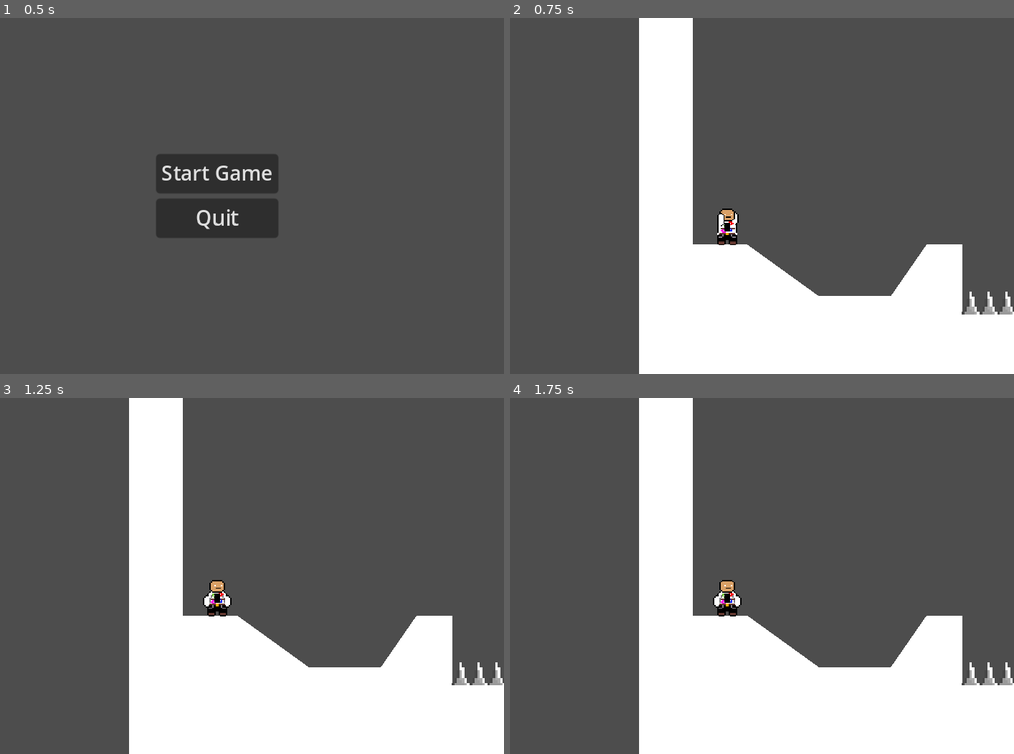
Above: before the commit, frames 1-4 (two rows, left to right).
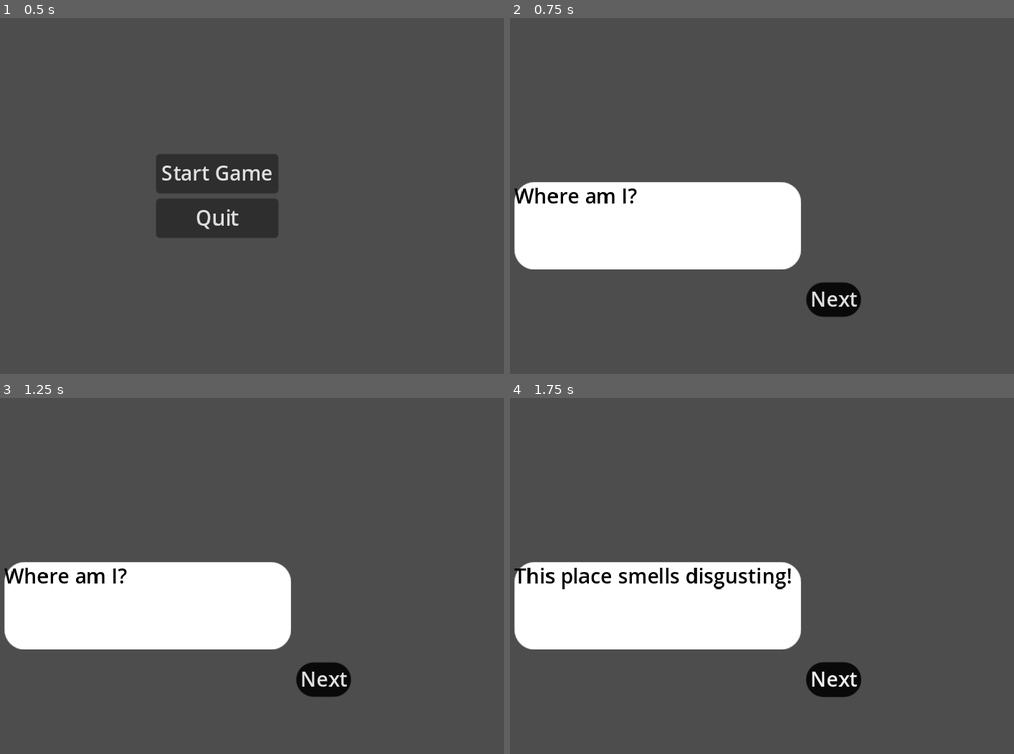
Above: after the commit, the same moments.

Repository: AnOropeza26/Capstone-game
Game: Godot game, scene res://start_menu.tscn
The game is run twice, just before and just after one commit, with the same random seed, the same clock (stepped at 60 frames per second) and the same inputs.
Inputs (mouse positions are in pixels of both pictures, inside the frame that each line leads up to):
- Up to frame 1 (0.5 s): no input
- Up to frame 2 (0.75 s): click "Start Game" at 0.5 s
- Up to frame 3 (1.25 s): no input
- Up to frame 4 (1.75 s): click (832, 679) at 1.25 s, where only the run after the commit has a clickable "Next"

Frame 1 is identical in both runs. In frame 2, 35% of the frame differs, in the area x 0-100%, y 0-100%; in frame 3, 36%; in frame 4, 36%.

Commit message:
Dialouge start menu

Diff:
--- /dev/null
+++ b/button_black.tres
@@ -0,0 +1,8 @@
+[gd_resource type="StyleBoxFlat" format=3 uid="uid://clohoy3du7ijw"]
+
+[resource]
+bg_color = Color(0.0361009, 0.0361009, 0.0361009, 1)
+corner_radius_top_left = 16
+corner_radius_top_right = 16
+corner_radius_bottom_right = 16
+corner_radius_bottom_left = 16
--- /dev/null
+++ b/dialouge.gd
@@ -0,0 +1,31 @@
+extends Control
+
+@onready var rich_text_label: RichTextLabel = %RichTextLabel
+@onready var next_button: Button = %NextButton
+
+var dialogue_items: Array[String] = [
+	"Where am I?",
+	"This place smells disgusting!",
+	"I gotta find a way out of HERE.",
+]
+
+var current_item_index := 0
+
+func _ready() -> void:
+	show_text()
+	next_button.pressed.connect(advance)
+
+func show_text() -> void:
+	var current_item := dialogue_items[current_item_index]
+	rich_text_label.text = current_item
+
+func advance() -> void:
+	current_item_index += 1
+
+	if current_item_index == dialogue_items.size():
+		get_tree().change_scene_to_file("res://world.tscn")
+
+
+
+	else:
+		show_text()
--- /dev/null
+++ b/dialouge.tscn
@@ -0,0 +1,42 @@
+[gd_scene load_steps=3 format=3 uid="uid://dur7ltmn4xguj"]
+
+[ext_resource type="Theme" uid="uid://x6pdhugge88m" path="res://main_theme.tres" id="1_b14hj"]
+[ext_resource type="Script" path="res://dialouge.gd" id="2_n6a7n"]
+
+[node name="Dialouge" type="Control"]
+layout_mode = 3
+anchors_preset = 0
+offset_right = 57.0
+offset_bottom = 55.0
+theme = ExtResource("1_b14hj")
+script = ExtResource("2_n6a7n")
+
+[node name="RichTextLabel" type="RichTextLabel" parent="."]
+unique_name_in_owner = true
+layout_mode = 1
+anchors_preset = -1
+anchor_right = 7.846
+anchor_bottom = 4.954
+offset_left = 58.0
+offset_top = 129.0
+offset_right = -164.222
+offset_bottom = -74.47
+theme = ExtResource("1_b14hj")
+text = "Hello world Im stuck in the sewer so take control of me and get out! 3:"
+fit_content = true
+
+[node name="NextButton" type="Button" parent="."]
+unique_name_in_owner = true
+layout_mode = 1
+anchors_preset = -1
+anchor_left = 0.107
+anchor_top = 0.306
+anchor_right = 7.902
+anchor_bottom = 5.018
+offset_left = 280.901
+offset_top = 191.17
+offset_right = -120.414
+offset_bottom = -40.99
+grow_horizontal = 0
+grow_vertical = 0
+text = "Next"
--- /dev/null
+++ b/main_theme.tres
@@ -0,0 +1,27 @@
+[gd_resource type="Theme" load_steps=4 format=3 uid="uid://x6pdhugge88m"]
+
+[ext_resource type="StyleBox" uid="uid://clohoy3du7ijw" path="res://button_black.tres" id="1_f6aih"]
+
+[sub_resource type="StyleBoxFlat" id="StyleBoxFlat_5vm10"]
+bg_color = Color(1, 1, 1, 1)
+corner_radius_top_left = 16
+corner_radius_top_right = 16
+corner_radius_bottom_right = 16
+corner_radius_bottom_left = 16
+
+[sub_resource type="StyleBoxFlat" id="StyleBoxFlat_kppl0"]
+bg_color = Color(1, 1, 1, 1)
+corner_radius_top_left = 16
+corner_radius_top_right = 16
+corner_radius_bottom_right = 16
+corner_radius_bottom_left = 16
+
+[resource]
+default_font_size = 16
+Button/styles/disabled = ExtResource("1_f6aih")
+Button/styles/focus = ExtResource("1_f6aih")
+Button/styles/hover = ExtResource("1_f6aih")
+Button/styles/normal = ExtResource("1_f6aih")
+Button/styles/pressed = SubResource("StyleBoxFlat_5vm10")
+RichTextLabel/colors/default_color = Color(0, 0, 0, 1)
+RichTextLabel/styles/normal = SubResource("StyleBoxFlat_kppl0")
--- a/player.tscn
+++ b/player.tscn
@@ -243,7 +243,7 @@
 }],
 "loop": true,
 "name": &"idle",
-"speed": 5.0
+"speed": 12.0
 }, {
 "frames": [{
 "duration": 1.0,
--- a/project.godot
+++ b/project.godot
@@ -14,6 +14,10 @@
 run/main_scene="res://start_menu.tscn"
 config/features=PackedStringArray("4.3", "Forward Plus")
 config/icon="res://icon.svg"
+
+[autoload]
+
+DialogManager="*res://DialogManager.gd"
 
 [display]
 
--- a/start_menu.gd
+++ b/start_menu.gd
@@ -1,7 +1,7 @@
 extends CenterContainer
 
 func _on_start_game_button_pressed() -> void:
-	get_tree().change_scene_to_file("res://world.tscn")
+	get_tree().change_scene_to_file("res://dialouge.tscn")
 
 
 func _on_quit_button_pressed() -> void:
Not shown: 1 places in world.tscn that only renumber resources
